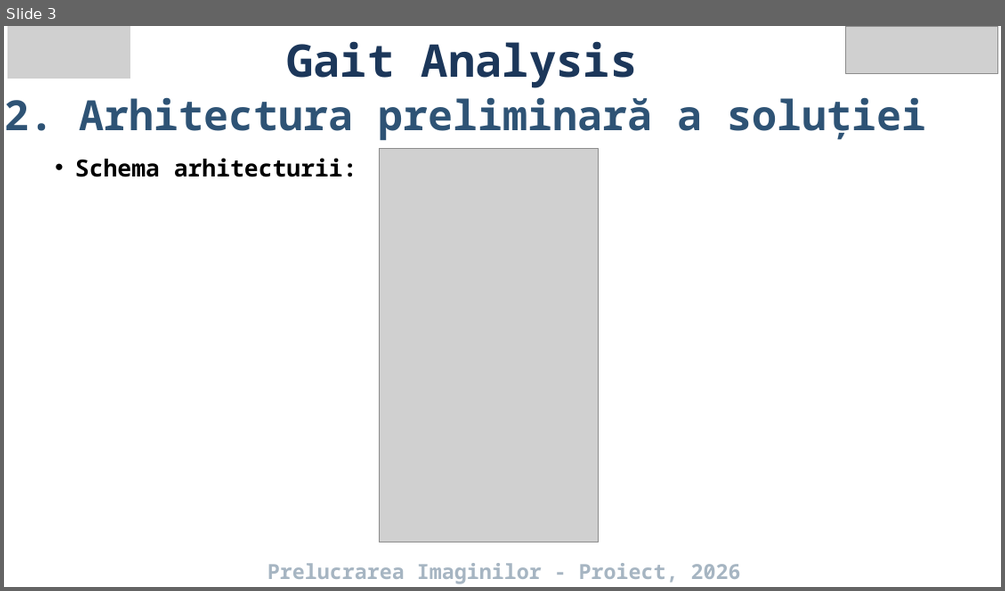
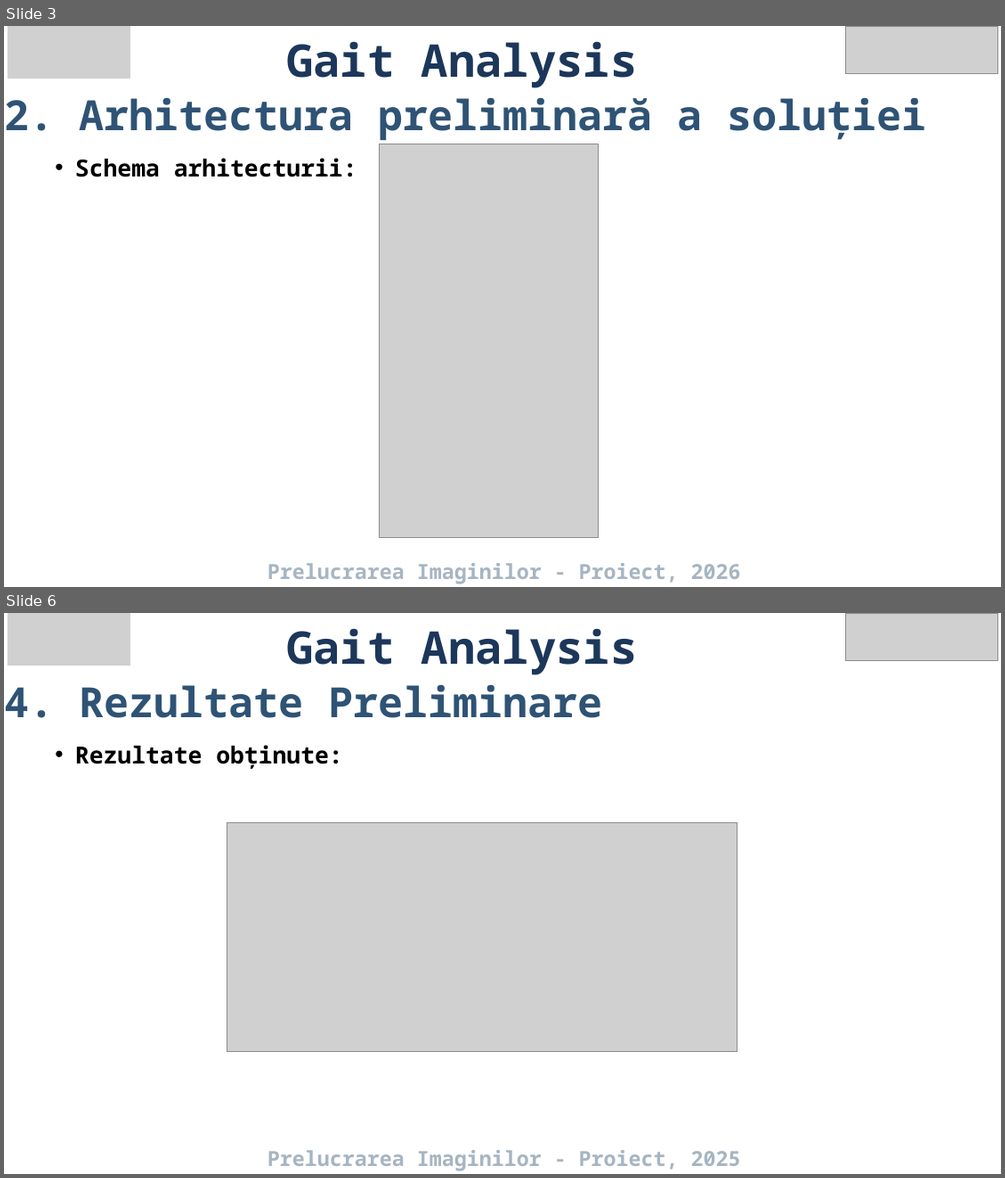
Before and after one commit to SaltieSaltie/Gait-Analysis_PI_Project, a slide deck: Resources/Gait Analysis.pptx. Shown one above the other, each under a label of ours: slide 3 before the commit, slides 3 and 6 after it; the slides between them are not shown. The pictures are 1005x591 and 1005x1178 pixels, drawn with LibreOffice and Linux fonts; fonts in the diff are those of the drawing; grey boxes stand for pictures. Boxes give left, top, right and bottom in pixels: in the first picture for what was removed or moved away, otherwise in the second. Text is boxed around its words. In the diff, an @@ line names an element or a change of style, - is before the commit and + after.

```diff
--- a/Resources/Gait Analysis.pptx
+++ b/Resources/Gait Analysis.pptx
@@ slide 6 added at (4, 613, 1001, 1174), background #FFFFFF @@
@@ picture added at (8, 613, 130, 666) @@
@@ text added at (286, 628, 638, 675), 65 pt, text #1C375A, bold @@
+Gait Analysis
@@ picture added at (846, 613, 997, 660) @@
@@ text added at (4, 684, 602, 718), 60 pt, text #2E5375, bold @@
+4. Rezultate Preliminare
@@ text added at (75, 745, 343, 769), 34 pt, text #000000, bold @@
+  • Rezultate obținute:
@@ picture added at (226, 823, 736, 1052) @@
@@ text added at (267, 1150, 741, 1171), 30 pt, text #A6B5C2, bold @@
+Prelucrarea Imaginilor - Proiect, 2025
@@ slide 3 changed as well @@
@@ picture: place and size @@
-picture at (380, 148, 599, 541)
+picture at (380, 143, 599, 537)
```
Also in this commit, not shown: 7 other slides changed, 2 other slides added, 1 other file.
